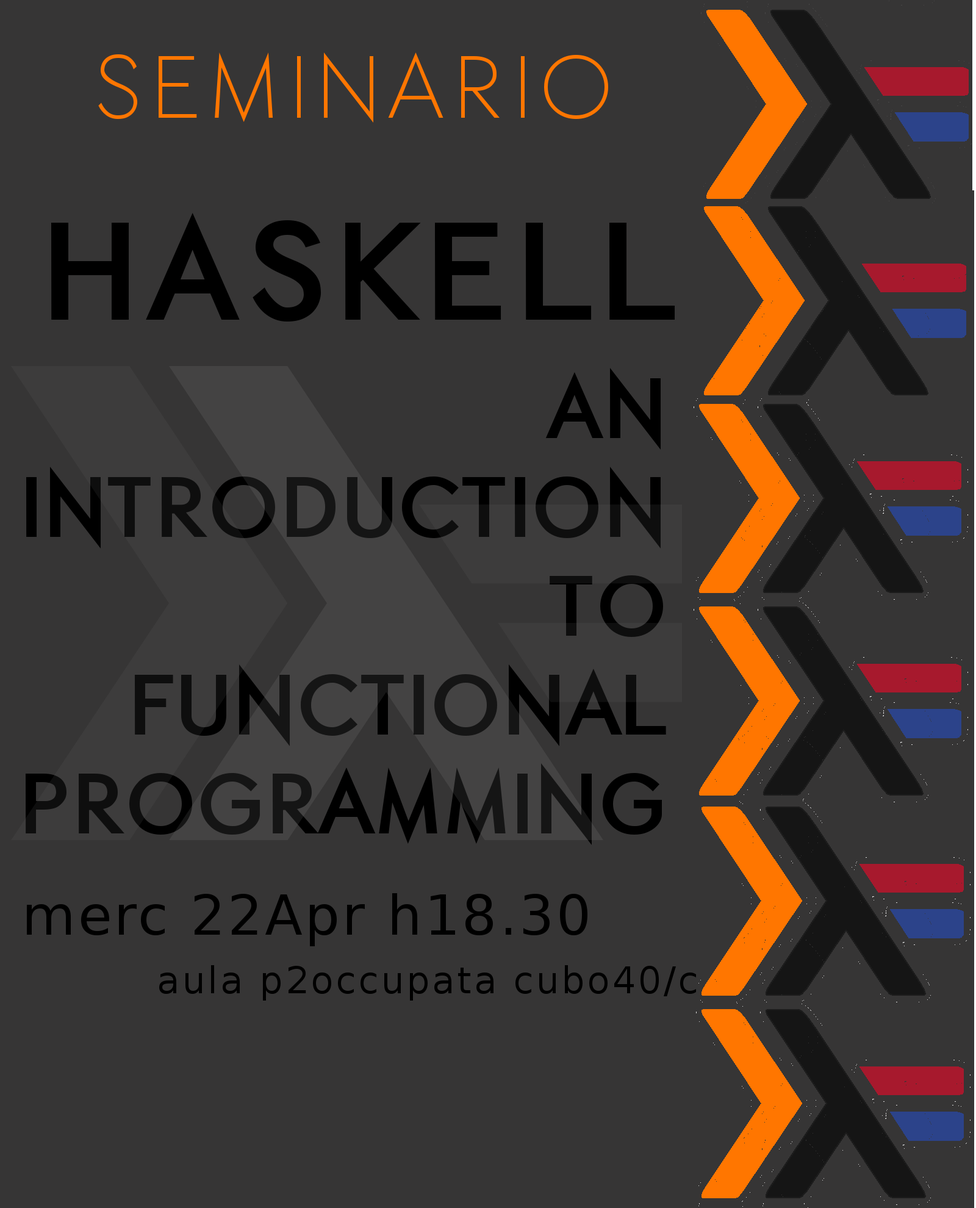
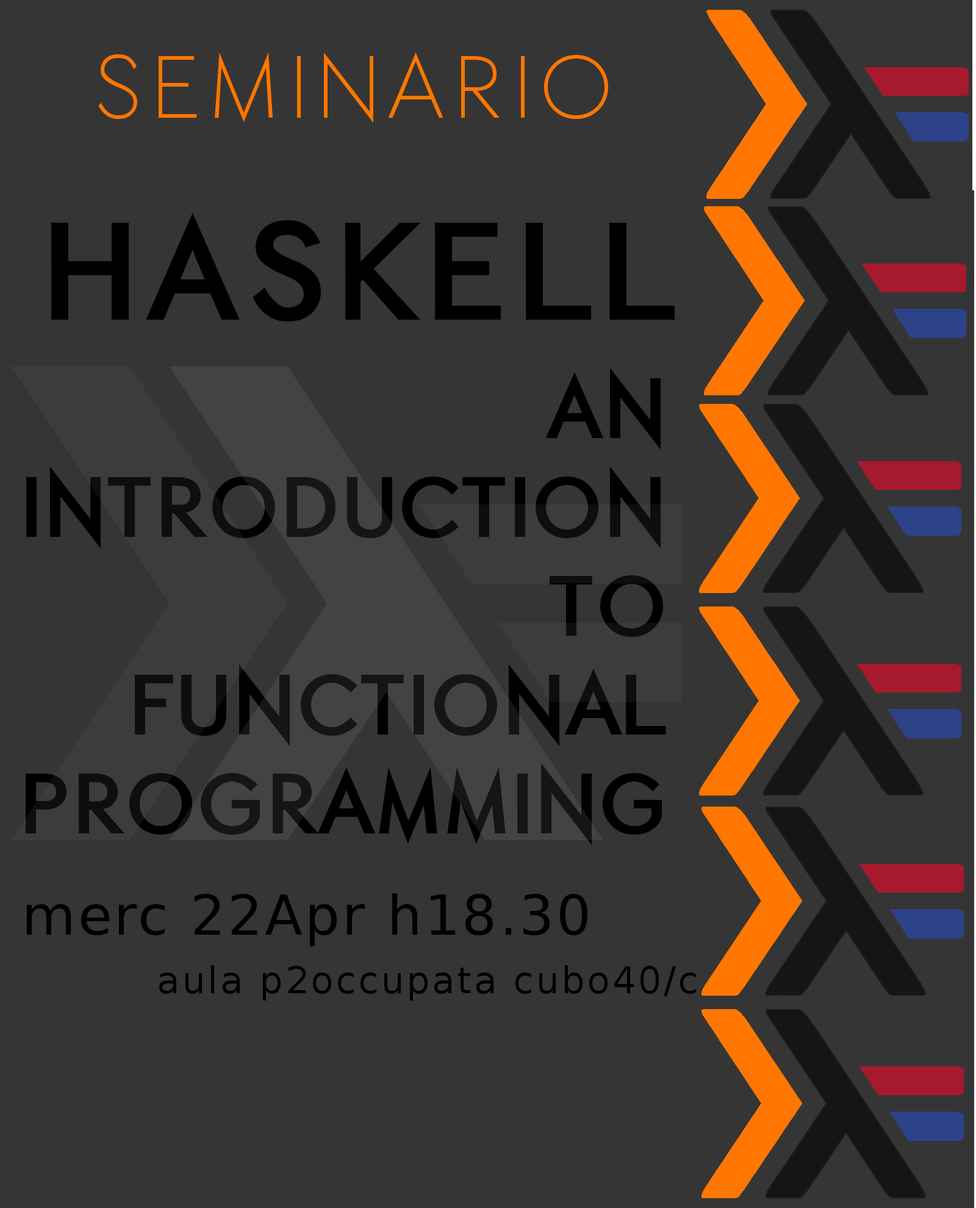
Layered file, before and after one edit (976px x 1208px). Changes by layer:
painted on "Livello #2" over [701, 0, 974, 204]
painted on "Livello #1" over [705, 43, 967, 1198]
painted on "Background" over [693, 398, 971, 1208]
